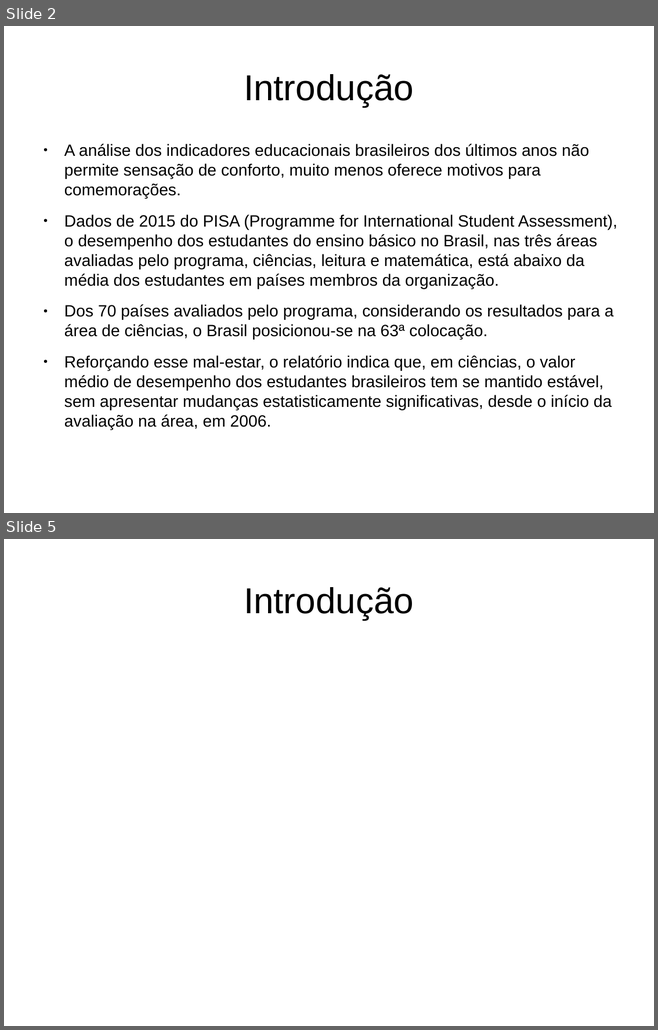
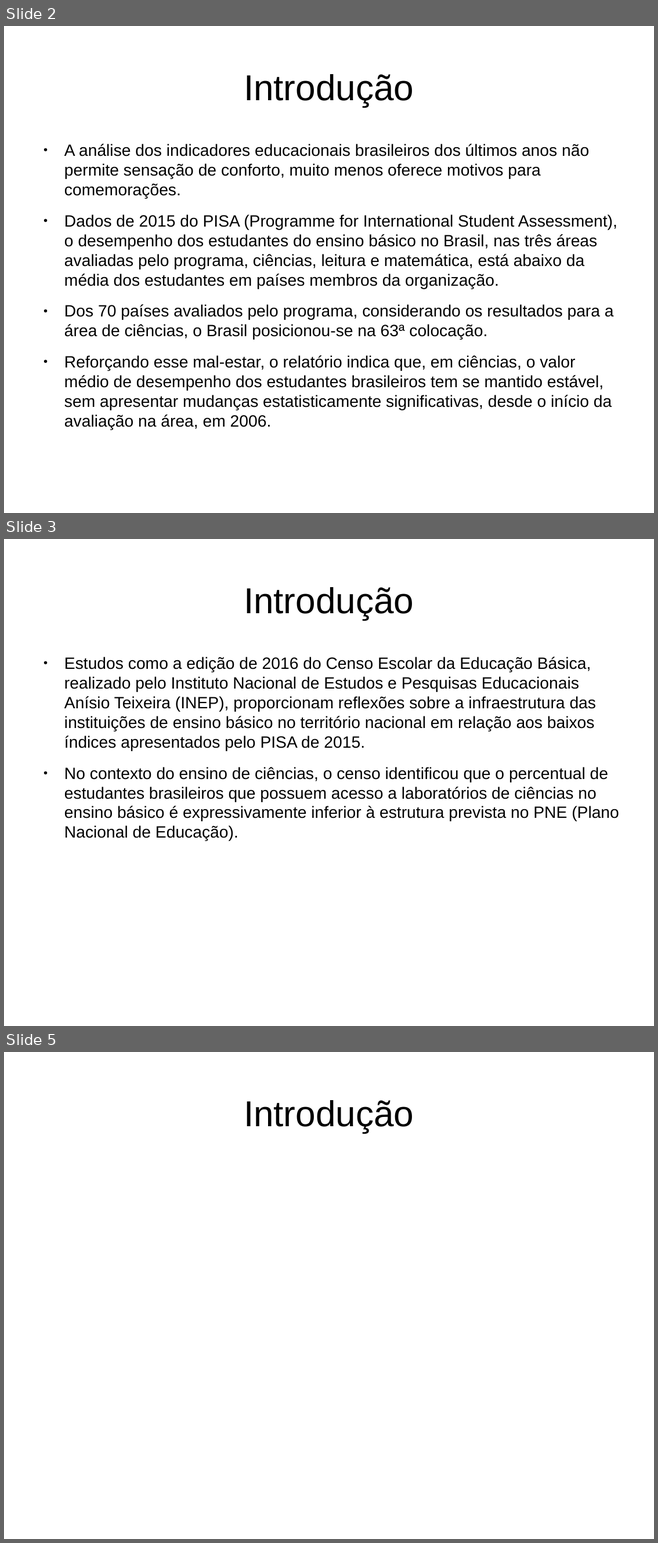
Before and after one commit to alexandre-costa-81/mpdc, a slide deck: mineracao-de-dados-educacionais-nos-resultados-do-enem-de-2015.odp. Shown one above the other, each under a label of ours: slides 2 and 5 before the commit, slides 2, 3 and 5 after it; the slides between them are not shown. The pictures are 658x1030 and 658x1543 pixels, drawn with LibreOffice and Linux fonts; fonts in the diff are those of the drawing. Boxes give left, top, right and bottom in pixels: in the first picture for what was removed or moved away, otherwise in the second. Text is boxed around its words. In the diff, an @@ line names an element or a change of style, - is before the commit and + after.

Commit message:
texto até o primeiro slide de mineração de dados educacionais

```diff
--- a/mineracao-de-dados-educacionais-nos-resultados-do-enem-de-2015.odp
+++ b/mineracao-de-dados-educacionais-nos-resultados-do-enem-de-2015.odp
@@ slide 3 added at <box>4,539,654,1026</box>, background #FFFFFF @@
@@ title added at <box>244,587,413,620</box>, 44 pt, text #000000 @@
+Introdução
@@ text added at <box>64,657,619,841</box>, 20 pt, text #000000 @@
+● Estudos como a edição de 2016 do Censo Escolar da Educação Básica, realizado pelo Instituto Nacional de Estudos e Pesquisas Educacionais Anísio Teixeira (INEP), proporcionam reflexões sobre a infraestrutura das instituições de ensino básico no território nacional em relação aos baixos índices apresentados pelo PISA de 2015.
+● No contexto do ensino de ciências, o censo identificou que o percentual de estudantes brasileiros que possuem acesso a laboratórios de ciências no ensino básico é expressivamente inferior à estrutura prevista no PNE (Plano Nacional de Educação).
```
Also in this commit, not shown: 1 slide changed, 1 other slide added, 1 slide removed, 2 other files.
